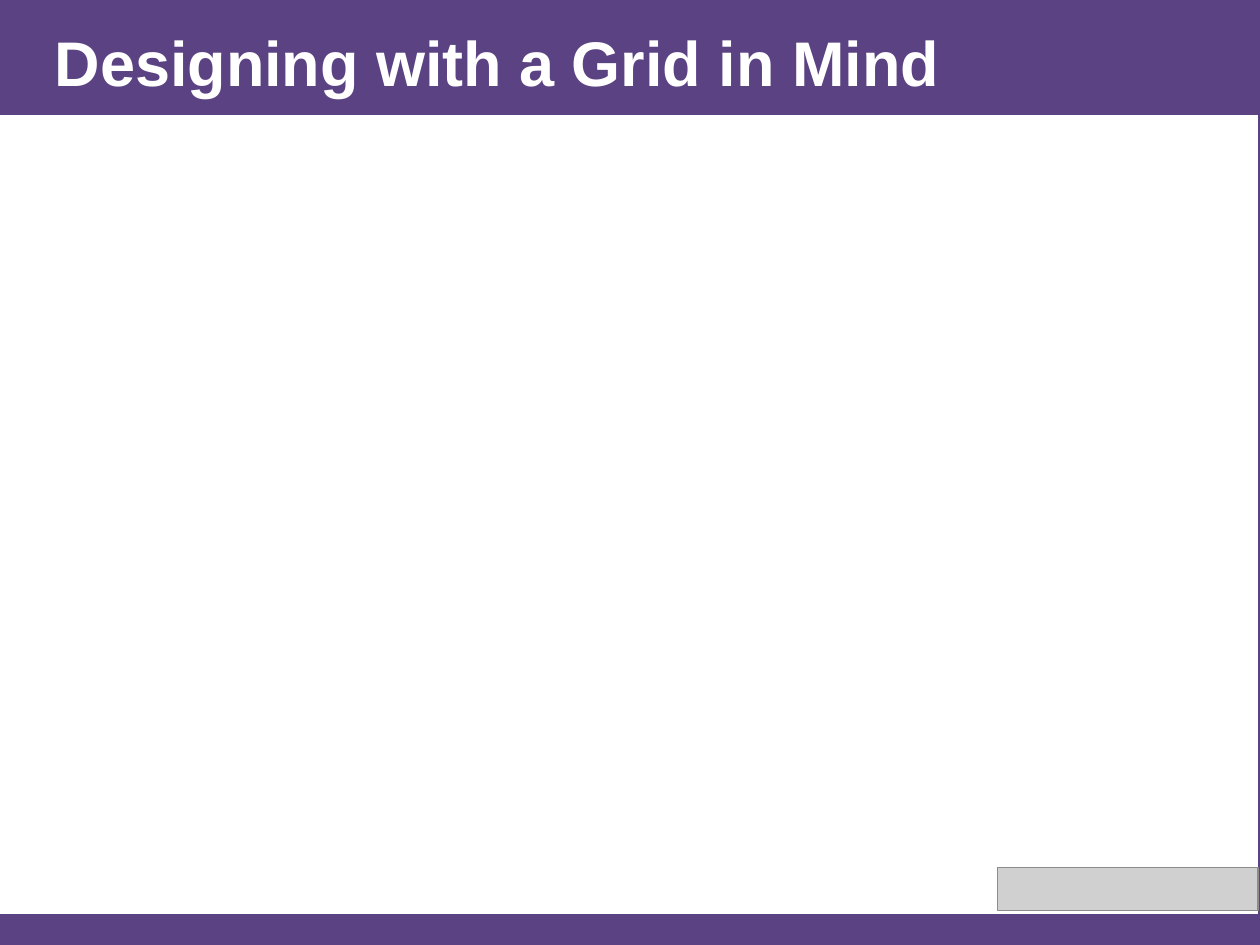
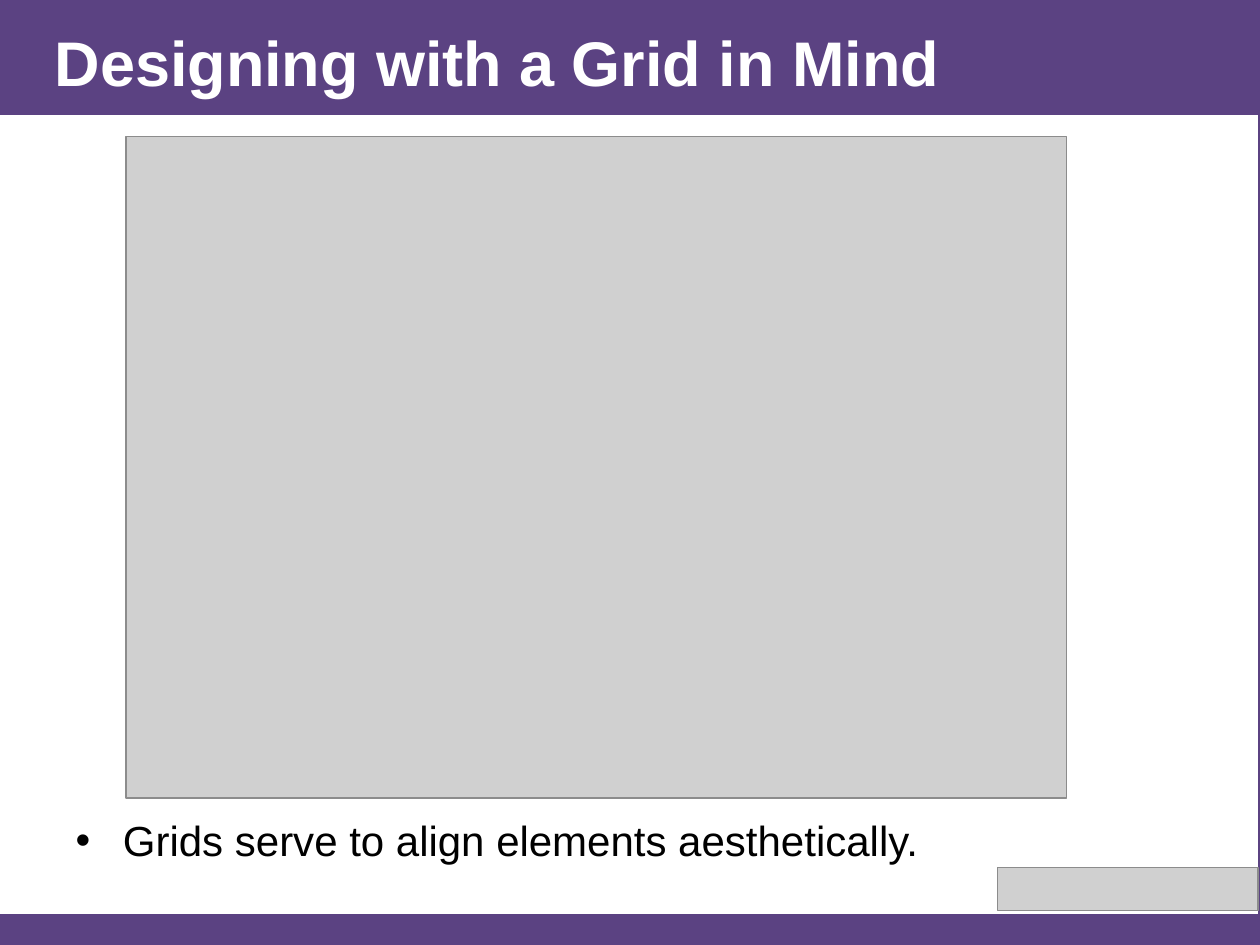
Before and after one commit to afhaque/Rice-DevChats-Bootstrap, a slide deck: slide 30 of slides/AHaque_Bootstrap-Presentation_1-24-15.pptx. Drawn at 1260x945 pixels with LibreOffice and Linux fonts; fonts in the diff are those of the drawing; grey boxes stand for pictures. Boxes give left, top, right and bottom in pixels: in the first picture for what was removed or moved away, otherwise in the second. Text is boxed around its words. In the diff, an @@ line names an element or a change of style, - is before the commit and + after.

```diff
--- a/slides/AHaque_Bootstrap-Presentation_1-24-15.pptx
+++ b/slides/AHaque_Bootstrap-Presentation_1-24-15.pptx
@@ picture added at (126, 136, 1067, 798) @@
@@ text added at (123, 825, 918, 865), 24 pt, text #000000 @@
+• Grids serve to align elements aesthetically.
```
Also in this commit, not shown: 5 other slides changed, 9 slides added, 6 slides removed, 2 other files.
